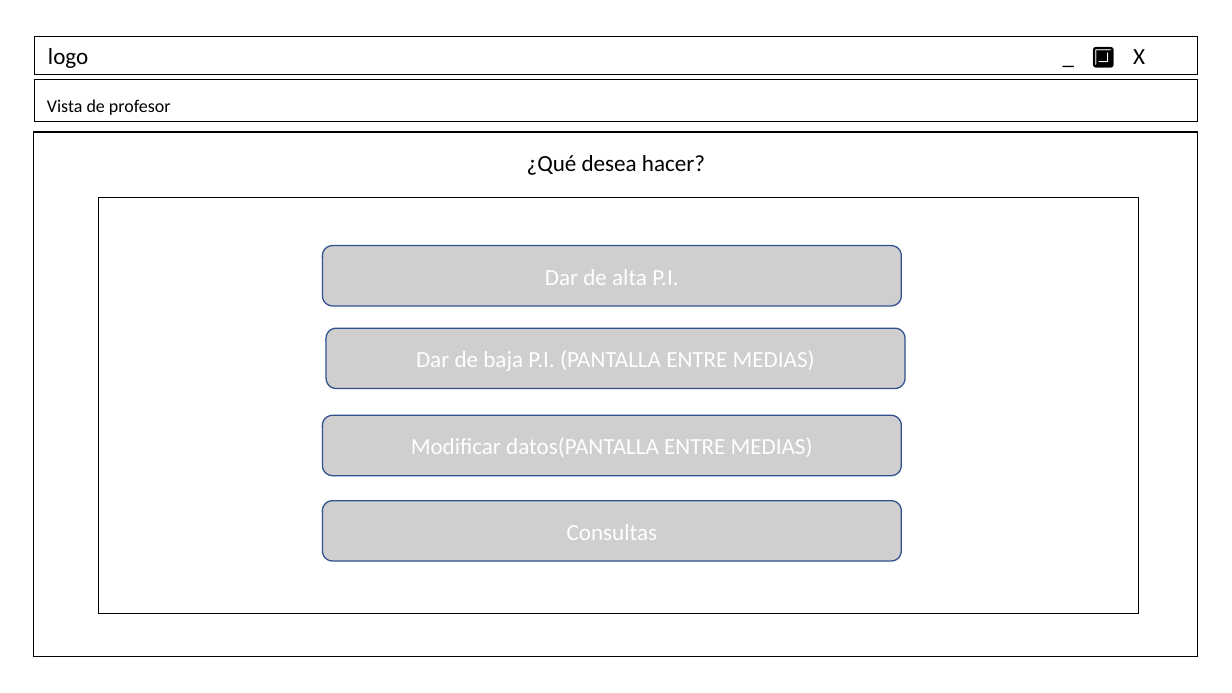
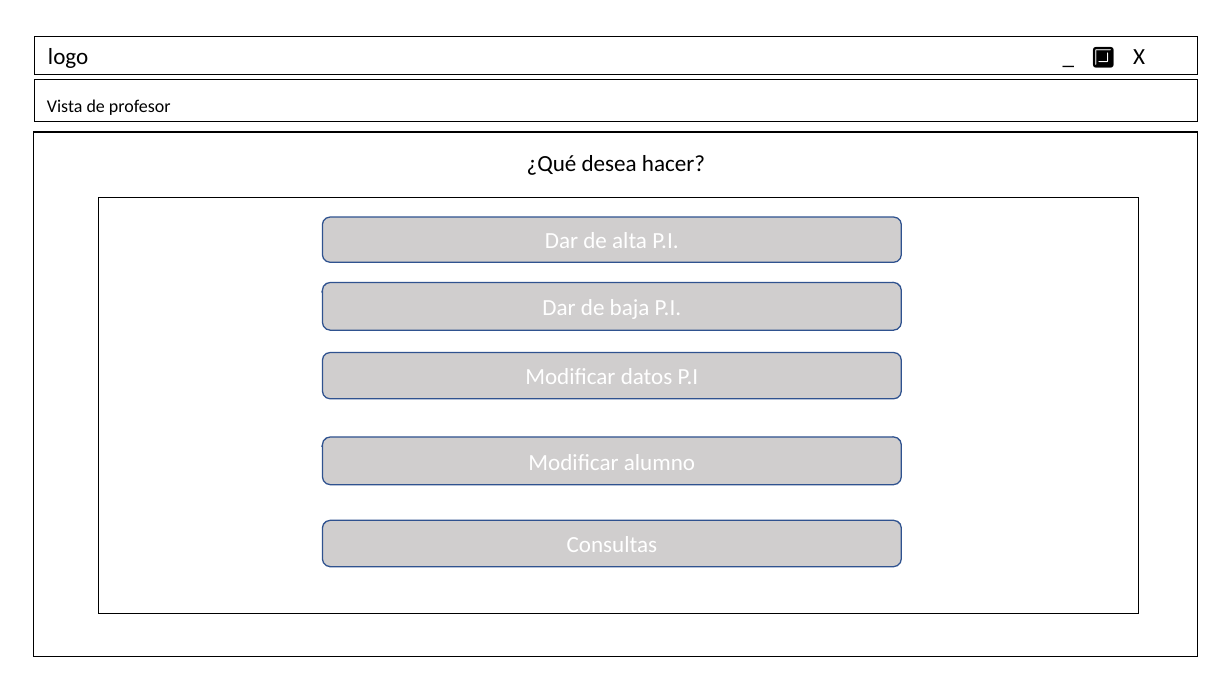
Before and after one commit to ElenaSaugar/PROYECTO-INTEGRADOR, a slide deck: slide 2 of Programacion/MockUp.odp. Drawn at 1232x693 pixels with LibreOffice and Linux fonts; fonts in the diff are those of the drawing. Boxes give left, top, right and bottom in pixels: in the first picture for what was removed or moved away, otherwise in the second. Text is boxed around its words. In the diff, an @@ line names an element or a change of style, - is before the commit and + after.

```diff
--- a/Programacion/MockUp.odp
+++ b/Programacion/MockUp.odp
@@ freeform shape "Dar de alta P.I." resized from (x1=323, y1=246, x2=902, y2=306) to (x1=323, y1=217, x2=902, y2=262) @@
@@ freeform shape "Dar de baja P.I." resized from (x1=326, y1=328, x2=906, y2=388) to (x1=323, y1=283, x2=902, y2=331) @@
@@ text in freeform shape at (x1=542, y1=299, x2=681, y2=319): text changed @@
-Dar de baja P.I. (PANTALLA ENTRE MEDIAS)
+Dar de baja P.I.
@@ freeform shape "Modificar datos P.I" resized from (x1=323, y1=415, x2=902, y2=475) to (x1=323, y1=352, x2=902, y2=398) @@
@@ text in freeform shape at (x1=525, y1=368, x2=699, y2=384): text changed @@
-Modificar datos(PANTALLA ENTRE MEDIAS)
+Modificar datos P.I
@@ freeform shape added at (x1=323, y1=437, x2=902, y2=485), fill #D0CECE, outline #2F528F 0.99 pt, 18 pt, text #FFFFFF @@
+Modificar alumno
@@ freeform shape "Consultas" resized from (x1=323, y1=501, x2=902, y2=561) to (x1=323, y1=520, x2=902, y2=567) @@
```
Also in this commit, not shown: 5 other slides changed, 1 slide added.
